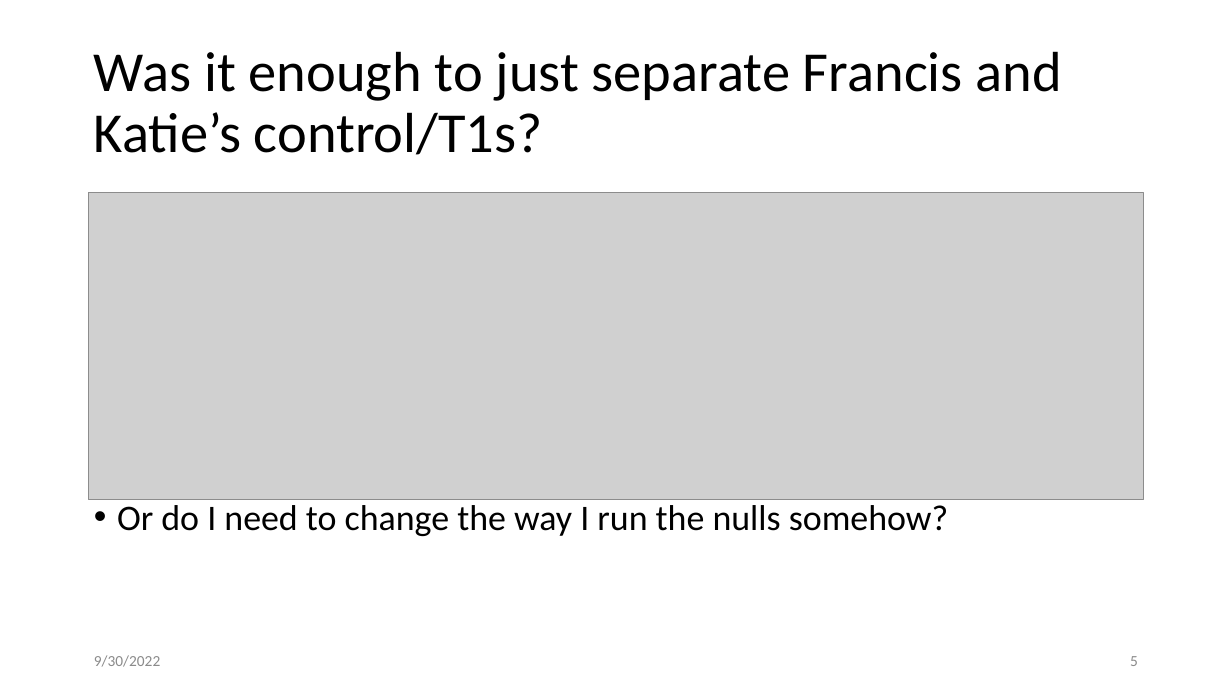
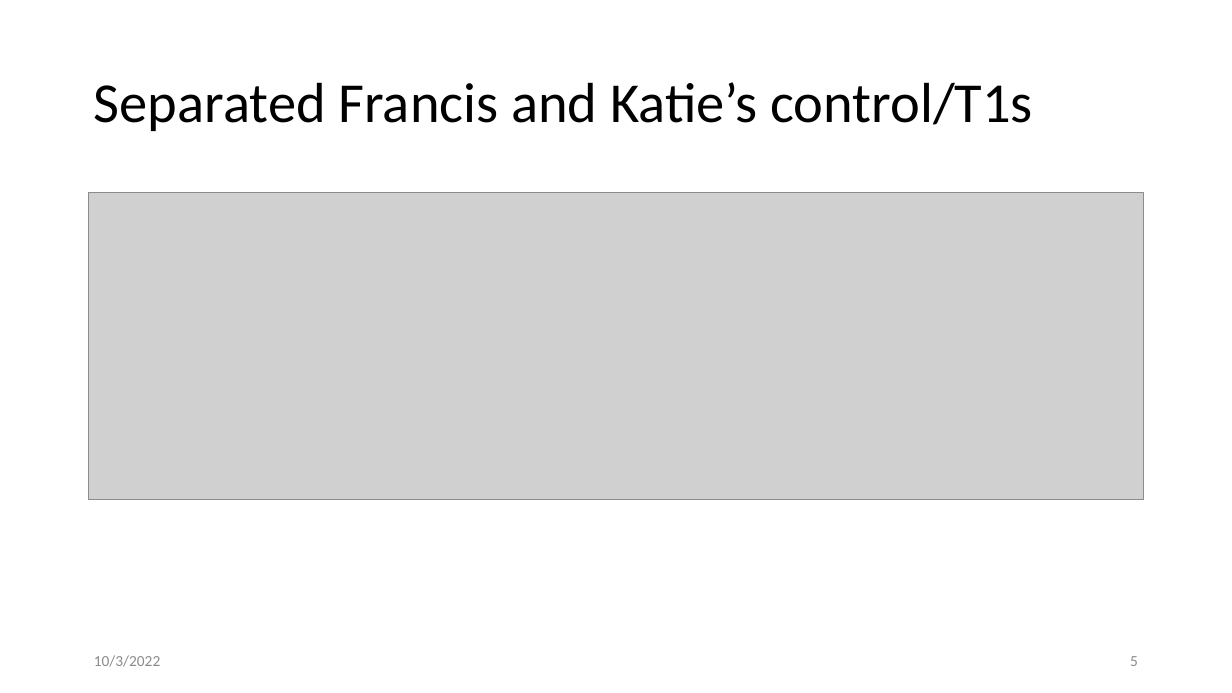
Before and after one commit to kiperry/Ohio_Bees, a slide deck: slide 5 of Changes I have made for local analysis.pptx. Drawn at 1232x693 pixels with LibreOffice and Linux fonts; fonts in the diff are those of the drawing; grey boxes stand for pictures. Boxes give left, top, right and bottom in pixels: in the first picture for what was removed or moved away, otherwise in the second. Text is boxed around its words. In the diff, an @@ line names an element or a change of style, - is before the commit and + after.

```diff
--- a/Changes I have made for local analysis.pptx
+++ b/Changes I have made for local analysis.pptx
@@ title at [94,82,1033,131]: text changed @@
-Was it enough to just separate Francis and Katie’s control/T1s?
+Separated Francis and Katie’s control/T1s
@@ text at [117,505,948,536]: paragraph removed @@
-• Or do I need to change the way I run the nulls somehow?
@@ text at [94,655,160,667]: text changed @@
-9/30/2022
+10/3/2022
```
Also in this commit, not shown: 2 other slides changed, 3 slides added.
